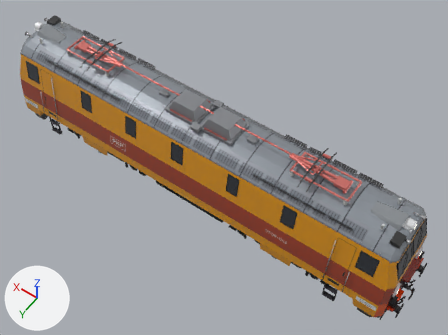
What one commit did to the glTF model gra/modele/EP09R.glb.
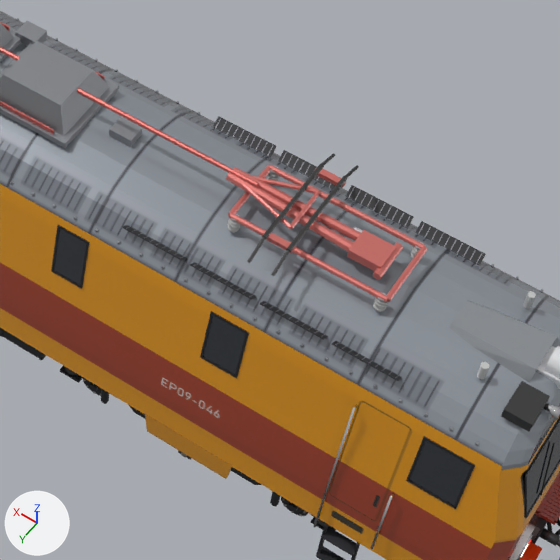
The first picture shows the older version from a camera (50 mm lens) standing at (-8.8, 11.03, 19.27) and looking at (-1.05, 0.17, 2.2). The close-ups show the older and then the newer version on the part from 46% to 92% of the width and 27% to 88% of the height of that picture. Only the edits that show in the close-ups are written down. Every picture has the same lights, and +X, +Y and +Z are marked at lower left.

Script lines for the objects in view, before the commit:
```python
me_cylinder_320 = bpy.data.meshes.new('Cylinder.320')
me_cylinder_320.from_pydata(...)  # 398 vertices, 688 faces; spans x -5.71..5.72, y -0.59..0.59, z 4.29..4.53
me_cylinder_320.materials.append(mat_pantograf_ramie)  # pink #ce6f69
me_cylinder_332 = bpy.data.meshes.new('Cylinder.332')
me_cylinder_332.from_pydata(...)  # 192 vertices, 336 faces; spans x -4.58..4.58, y -0.93..0.93, z 4.4..4.56
me_cylinder_332.materials.append(mat_slizg)  # dark grey #505050
me_sześcian = bpy.data.meshes.new('Sześcian')
me_sześcian.from_pydata(...)  # 104 vertices, 156 faces; spans x -7.9..7.9, y -1.3..1.3, z 2.8..3.5
me_sześcian.materials.append(mat_szklo)  # dark grey #272c35
ob_ep09_det_szklo = bpy.data.objects.new('EP09_det_szklo', me_sześcian)
ob_ep09_det_szklo.location = (0.0, 0.0, 0.0)
ob_ep09_ramie = bpy.data.objects.new('EP09_ramie', me_cylinder_320)
ob_ep09_ramie.location = (0.0, 0.0, 0.0)
ob_ep09_slizg = bpy.data.objects.new('EP09_slizg', me_cylinder_332)
ob_ep09_slizg.location = (0.0, 0.0, 0.0)
# also in view: 'EP09_det_obud' at (0.0, 0.0, 3.0); 'EP09_pod_rama' at (0.0, 0.0, 0.68); 'EP09_det_lamela' at (0.0, -0.28, 3.22); 'EP09_pudlo' at (0.0, 0.0, 2.53); 'EP09_izol' at (0.0, 0.0, 4.28)
```
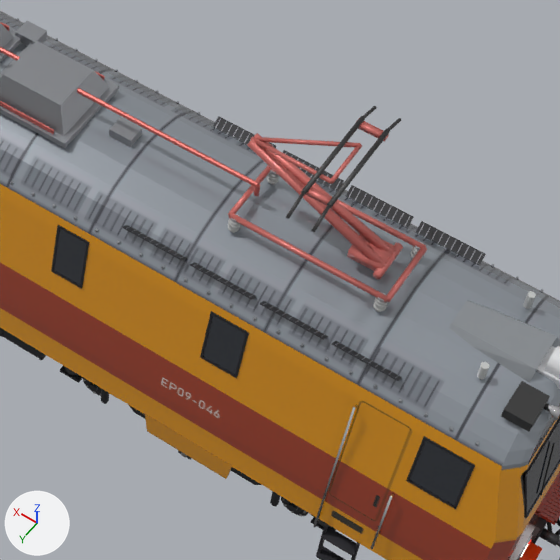
Pixel boxes [x1, y1, x2, y2] of what changed, in the close-ups (560 x 560 px):
'EP09_pantB_gora', added: after [228, 121, 427, 302]
'EP09_ramie', deleted (pink): before [226, 165, 427, 302]
'EP09_pantB_gora_slizg', added: after [286, 106, 401, 232]
'EP09_slizg', deleted: before [247, 153, 359, 276]

The change, as a list of edits to the scene's bpy script:
```text
Add me_cylinder_034:
    me_cylinder_034.from_pydata(...)  # 96 vertices, 168 faces; spans x -4.93..-4.57, y -0.93..0.93, z 5.44..5.6
    me_cylinder_034.materials.append(mat_slizg)  # dark grey #505050
Add me_cylinder_023:
    me_cylinder_023.from_pydata(...)  # 200 vertices, 344 faces; spans x -5.72..-3.63, y -0.59..0.59, z 4.28..5.57
    me_cylinder_023.materials.append(mat_pantograf_ramie)  # pink #ce6f69
Remove ob_ep09_ramie:
    ob_ep09_ramie = bpy.data.objects.new('EP09_ramie', me_cylinder_320)
    ob_ep09_ramie.location = (0.0, 0.0, 0.0)
Remove ob_ep09_slizg:
    ob_ep09_slizg = bpy.data.objects.new('EP09_slizg', me_cylinder_332)
    ob_ep09_slizg.location = (0.0, 0.0, 0.0)
Add ob_ep09_pantb_gora_slizg:
    ob_ep09_pantb_gora_slizg = bpy.data.objects.new('EP09_pantB_gora_slizg', me_cylinder_034)
    ob_ep09_pantb_gora_slizg.location = (0.0, 0.0, 0.0)
Add ob_ep09_pantb_gora:
    ob_ep09_pantb_gora = bpy.data.objects.new('EP09_pantB_gora', me_cylinder_023)
    ob_ep09_pantb_gora.location = (0.0, 0.0, 0.0)
```
